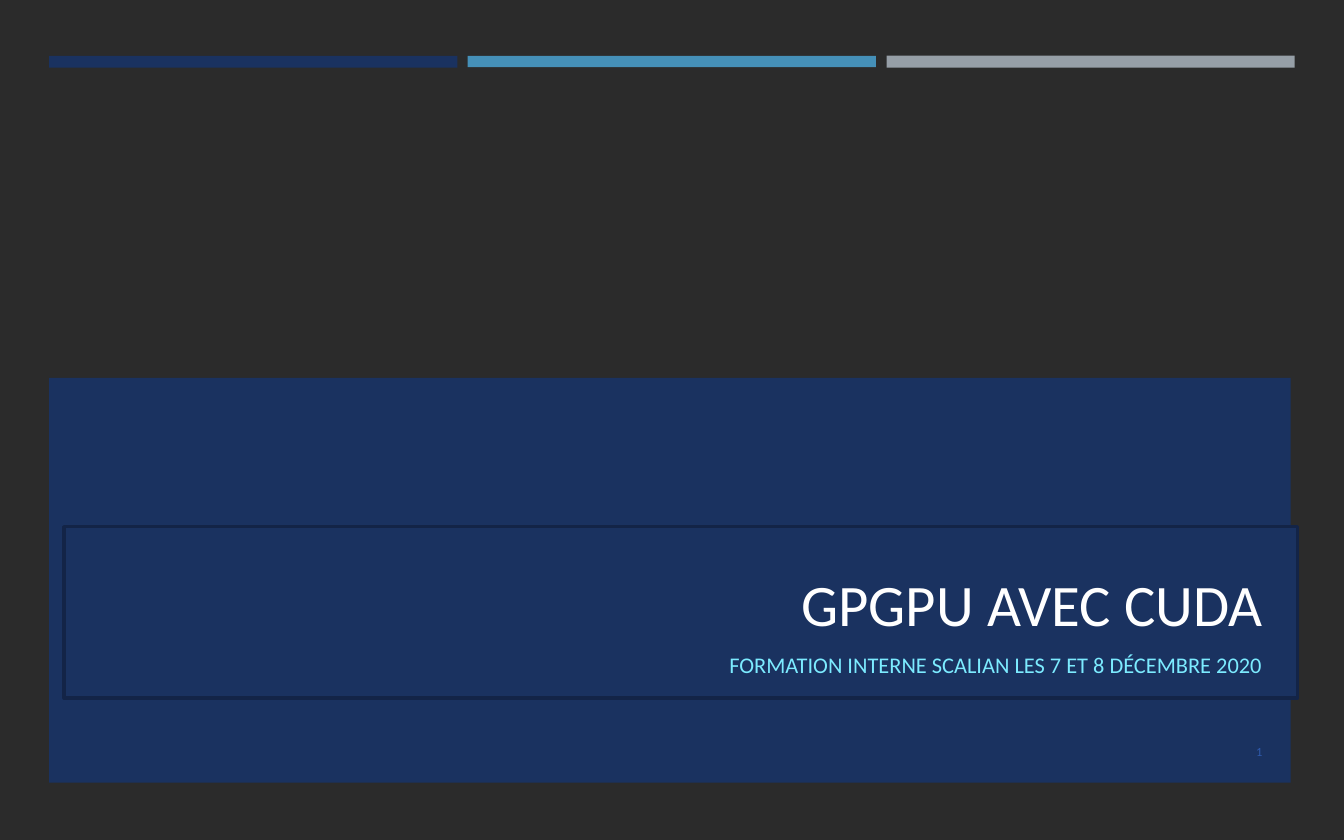
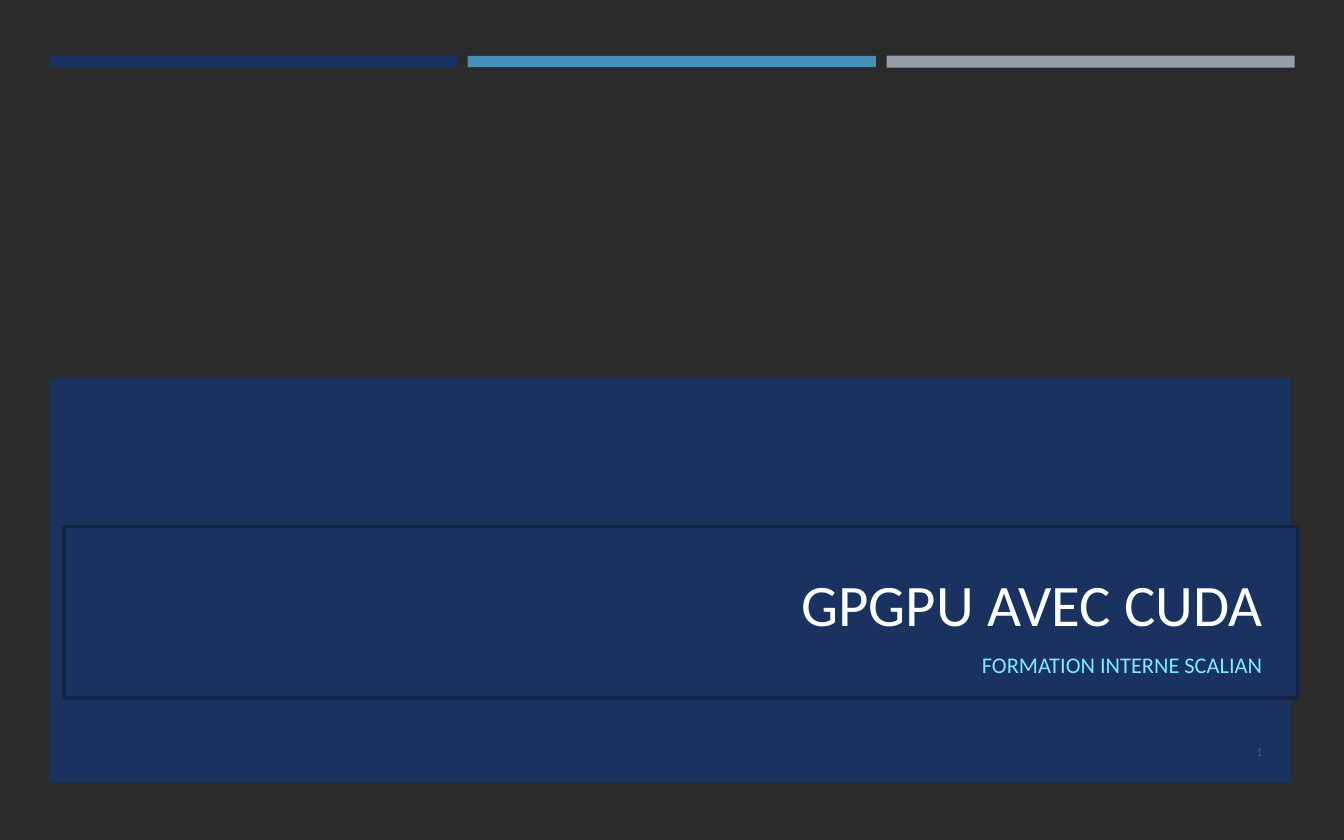
Before and after one commit to franckginguene/hpc_formation_scalian, a slide deck: slide 1 of Diapos/HPC_CUDA.pptx. Drawn at 1344x840 pixels with LibreOffice and Linux fonts; fonts in the diff are those of the drawing; background and template pictures are left out; a plain dark background stands for a picture behind light text. Boxes give left, top, right and bottom in pixels: in the first picture for what was removed or moved away, otherwise in the second. Text is boxed around its words. In the diff, an @@ line names an element or a change of style, - is before the commit and + after.

Commit message:
update CUDA support

```diff
--- a/Diapos/HPC_CUDA.pptx
+++ b/Diapos/HPC_CUDA.pptx
@@ subtitle at (982,658,1262,673): text changed @@
-FORMATION INTERNE SCALIAN LES 7 ET 8 DÉCEMBRE 2020
+FORMATION INTERNE SCALIAN
```
Also in this commit, not shown: 6 other slides changed, 4 slides added, 1 slide removed.
